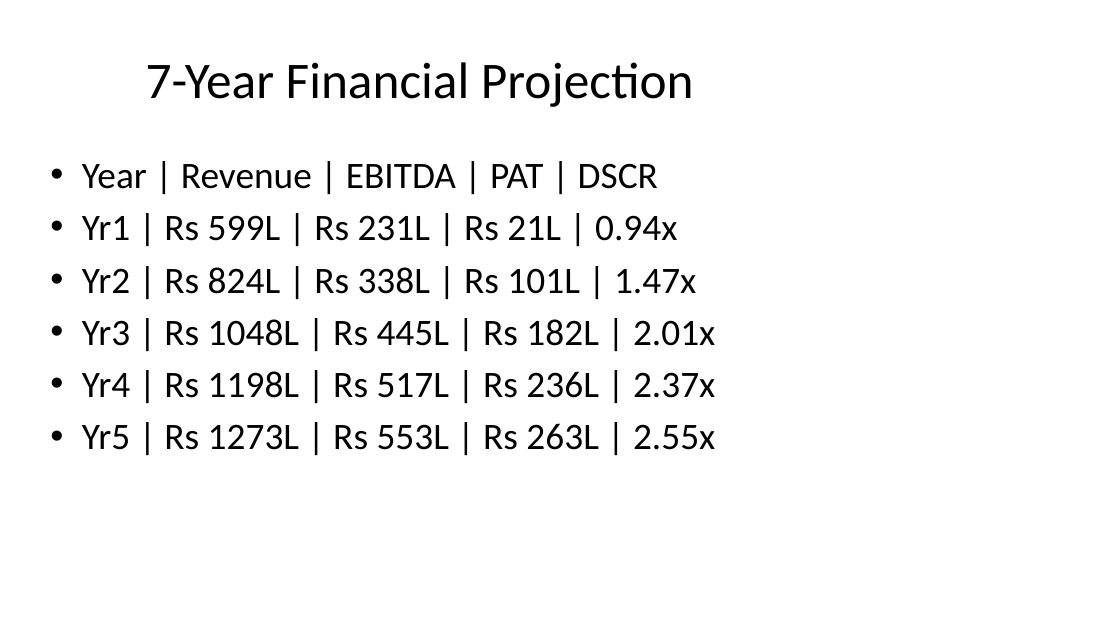
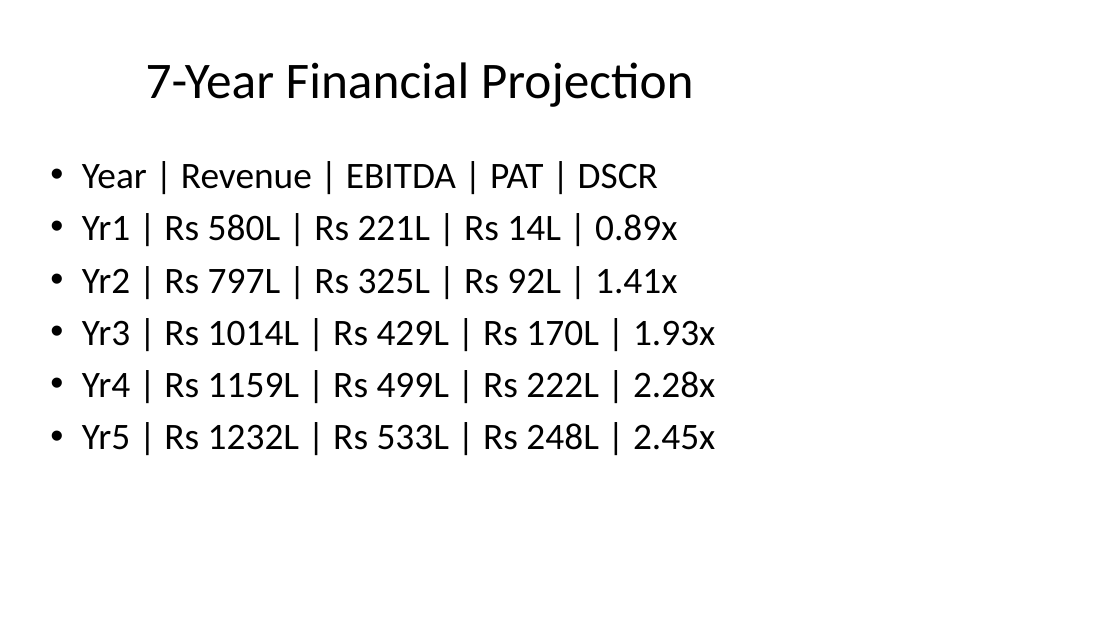
Before and after one commit to pacpltradingdesk-dotcom/bio-bitumen-consultant-portal, a slide deck: slide 6 of data/auto_synced/Investor_Pitch_30MT_Uttar_Pradesh.pptx. Drawn at 1120x630 pixels with LibreOffice and Linux fonts; fonts in the diff are those of the drawing. Boxes give left, top, right and bottom in pixels: in the first picture for what was removed or moved away, otherwise in the second. Text is boxed around its words. In the diff, an @@ line names an element or a change of style, - is before the commit and + after.

```diff
--- a/data/auto_synced/Investor_Pitch_30MT_Uttar_Pradesh.pptx
+++ b/data/auto_synced/Investor_Pitch_30MT_Uttar_Pradesh.pptx
@@ text at (82, 214, 715, 450): text changed @@
-• Yr1 | Rs 599L | Rs 231L | Rs 21L | 0.94x
-• Yr2 | Rs 824L | Rs 338L | Rs 101L | 1.47x
-• Yr3 | Rs 1048L | Rs 445L | Rs 182L | 2.01x
-• Yr4 | Rs 1198L | Rs 517L | Rs 236L | 2.37x
-• Yr5 | Rs 1273L | Rs 553L | Rs 263L | 2.55x
+• Yr1 | Rs 580L | Rs 221L | Rs 14L | 0.89x
+• Yr2 | Rs 797L | Rs 325L | Rs 92L | 1.41x
+• Yr3 | Rs 1014L | Rs 429L | Rs 170L | 1.93x
+• Yr4 | Rs 1159L | Rs 499L | Rs 222L | 2.28x
+• Yr5 | Rs 1232L | Rs 533L | Rs 248L | 2.45x
```
Also in this commit, not shown: 3 other slides changed, 52 other files.
